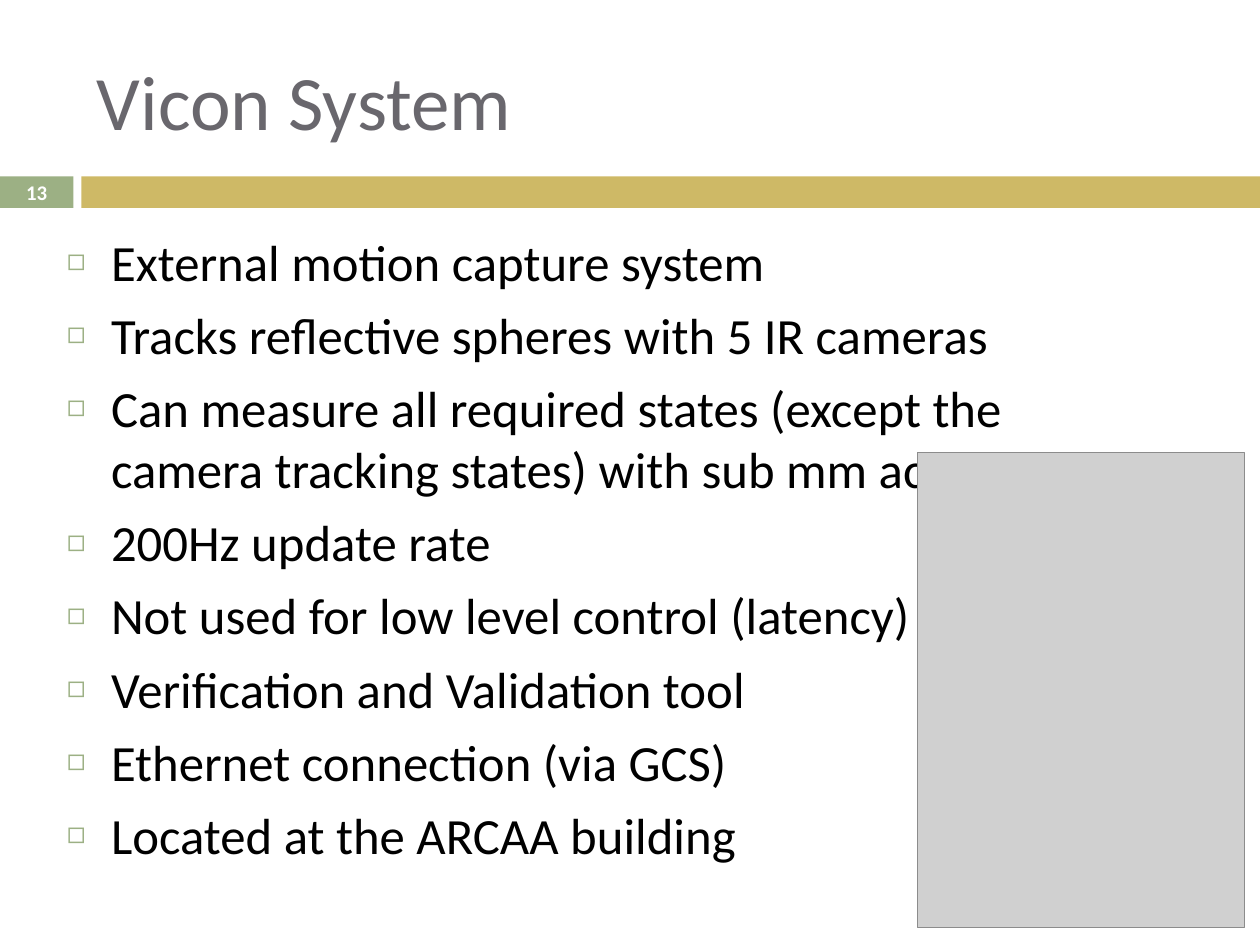
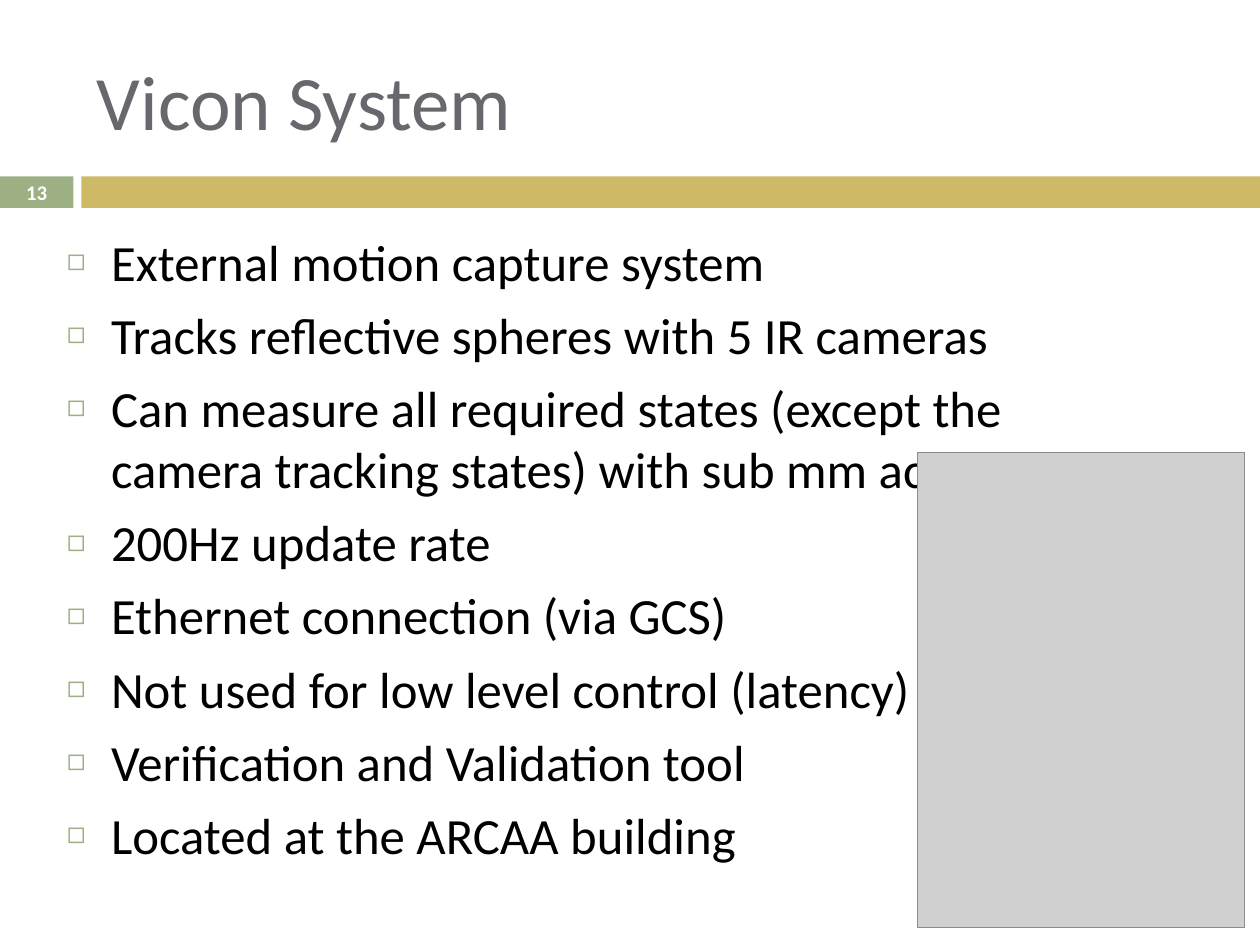
Before and after one commit to lijian8/ahns10, a slide deck: slide 13 of docproject/official_ahns/presentations/liam_semester1.pptx. Drawn at 1260x945 pixels with LibreOffice and Linux fonts; fonts in the diff are those of the drawing; grey boxes stand for pictures. Boxes give left, top, right and bottom in pixels: in the first picture for what was removed or moved away, otherwise in the second. Text is boxed around its words. In the diff, an @@ line names an element or a change of style, - is before the commit and + after.

```diff
--- a/docproject/official_ahns/presentations/liam_semester1.pptx
+++ b/docproject/official_ahns/presentations/liam_semester1.pptx
@@ text at bbox=[111, 597, 727, 641]: paragraph added @@
+◻ Ethernet connection (via GCS)
@@ text at bbox=[111, 744, 727, 788]: paragraph removed @@
-◻ Ethernet connection (via GCS)
```
Also in this commit, not shown: 9 other slides changed.
